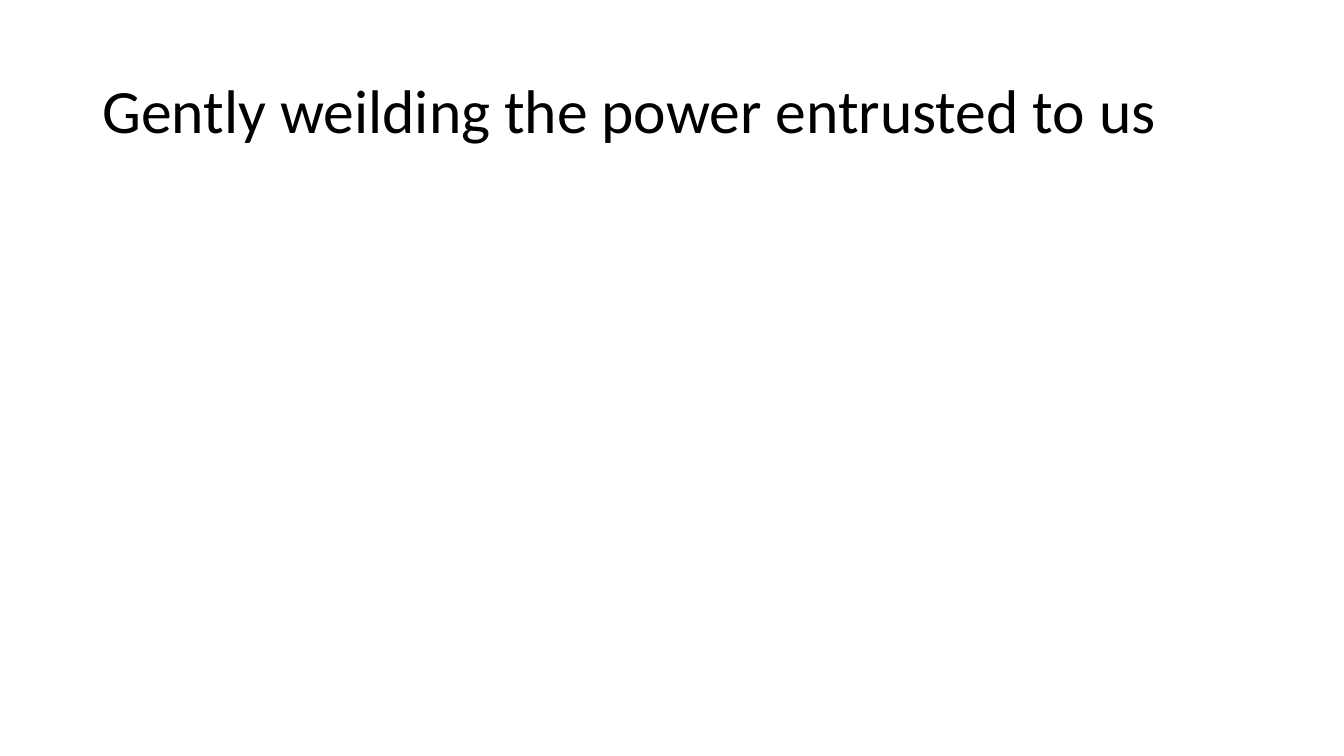
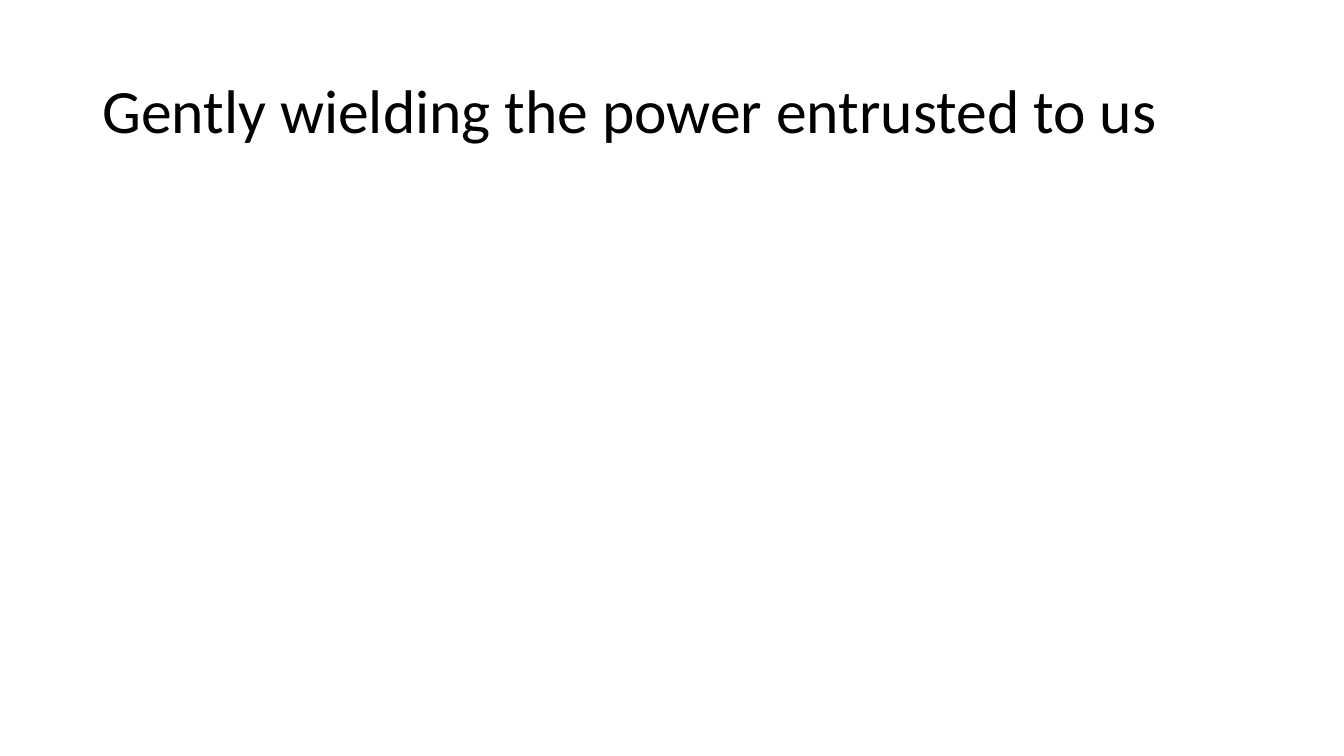
Before and after one commit to jugisahunk/presentations, a slide deck: slide 21 of tortoise-and-hare/tortoise-and-hare.pptx (slide 22 before the commit). Drawn at 1344x756 pixels with LibreOffice and Linux fonts; fonts in the diff are those of the drawing. Boxes give left, top, right and bottom in pixels: in the first picture for what was removed or moved away, otherwise in the second. Text is boxed around its words. In the diff, an @@ line names an element or a change of style, - is before the commit and + after.

```diff
--- a/tortoise-and-hare/tortoise-and-hare.pptx
+++ b/tortoise-and-hare/tortoise-and-hare.pptx
@@ title at (102, 90, 1156, 144): text changed @@
-Gently weilding the power entrusted to us
+Gently wielding the power entrusted to us
```
Also in this commit, not shown: 1 slide removed, 1 other file.
